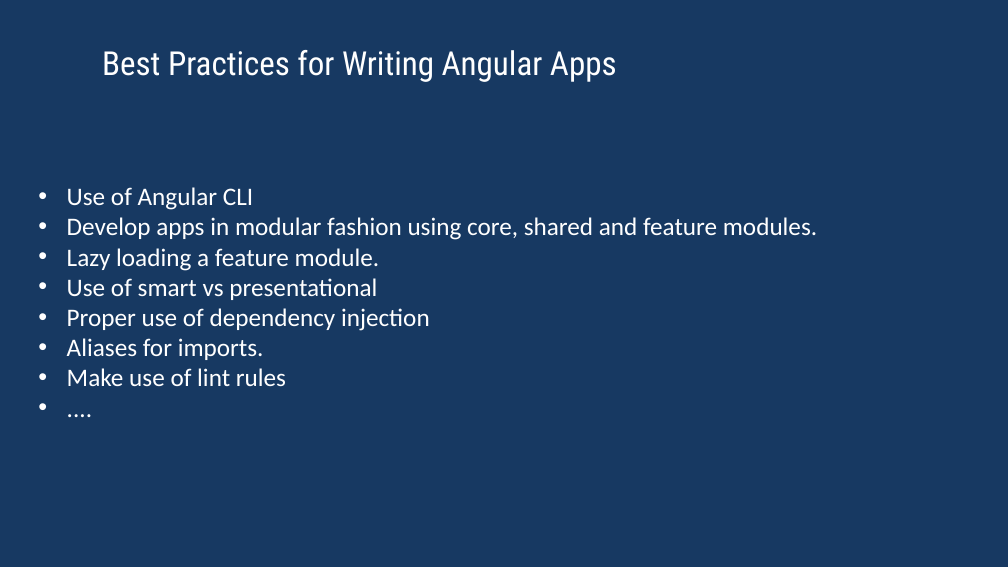
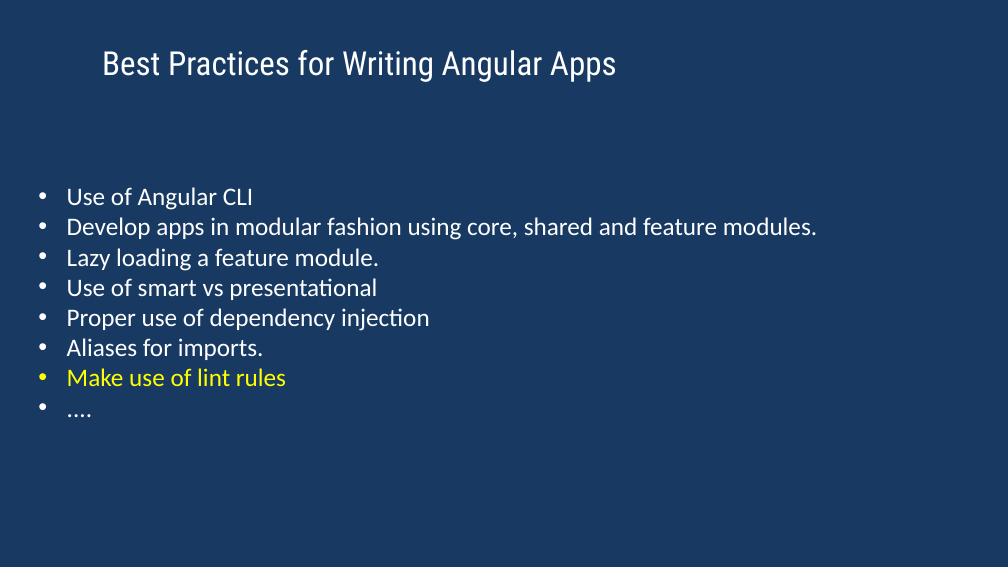
Before and after one commit to rached193/AngularWorkshop-20181116, a slide deck: slide 4 of 01_best_practices/01_best_practices.pptx. Drawn at 1008x567 pixels with LibreOffice and Linux fonts; fonts in the diff are those of the drawing. Boxes give left, top, right and bottom in pixels: in the first picture for what was removed or moved away, otherwise in the second. Text is boxed around its words. In the diff, an @@ line names an element or a change of style, - is before the commit and + after.

```diff
--- a/01_best_practices/01_best_practices.pptx
+++ b/01_best_practices/01_best_practices.pptx
@@ text at bbox=[67, 368, 286, 386]: text colour #FFFFFF to #FFFF00 in "Make use of lint rules" @@
```
Also in this commit, not shown: 1 other slide changed, 21 other files.
